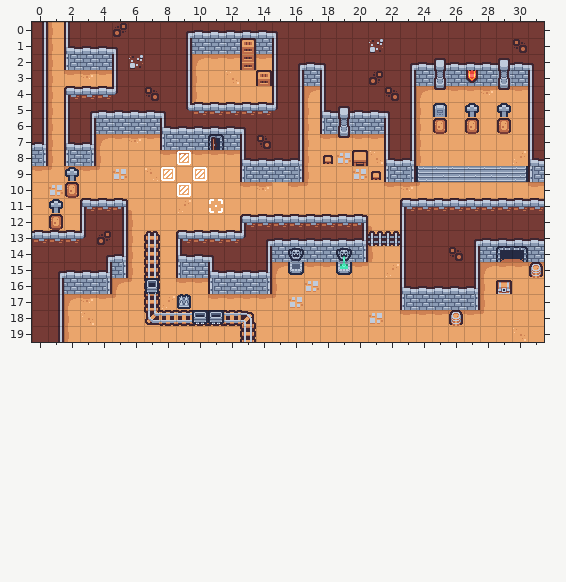
Level history. Tiled map (JSON): src/assets/tilemaps/dungeon_level_1.tmj. This is how it looked before the edit.
Cells are 16x16 px. Shown: x 0..31, y 0..19.
New version:
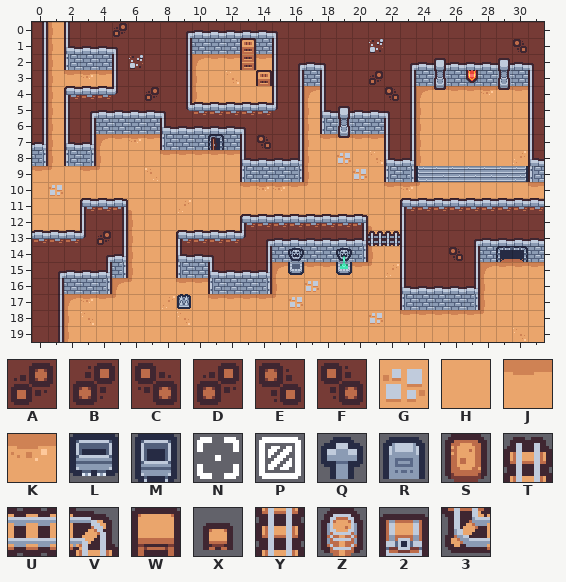
Key: from "tileset": A 12, B 12 flipped on the diagonal, C 12 flipped up-down, D 12 turned 180, E 12 turned 270, F 12 turned 90, G 42, H 48, J 50, K 51, L 54, M 55, N 60, P 61, Q 64, R 65, S 66, T 67, U 70, V 71, W 72, X 73, Y 81, Z 82, 2 89, 3 93.
_ is an empty cell, # one hidden under a higher layer, . an unchanged one.
Tiles of an added or newly shown layer are drawn over the layers below it.
The commit says: Added collision logic to walls and objects (#13)
The exact change:
--- layer "Dungeon"
@@ x 5..30 @@
- 0 D.........................
- 1 .........................C
+ 0 _.........................
+ 1 ........................._
@@ x 7..22 @@
- 3 ..............B.
- 4 C..............C
+ 3 .............._.
+ 4 _.............._
@@ x 14..14 @@
- 7 F
+ 7 _
@@ x 2..15 @@
- 9 J..G..........
-10 .............#
+ 9 H..H..........
+10 .............K
@@ x 4..26 @@
-13 D......................
-14 ......................C
+13 _......................
+14 ......................_
--- layer "Wall" (added)
@@ x 5..30 @@
- 0 _.........................
- 1 ........................._
+ 0 A.........................
+ 1 .........................E
@@ x 7..22 @@
- 3 .............._.
- 4 _.............._
+ 3 ..............A.
+ 4 A..............E
@@ x 14..14 @@
- 7 _
+ 7 E
@@ x 4..26 @@
-13 _......................
-14 ......................_
+13 A......................
+14 ......................E
--- layer "Objects"
@@ x 25..29 @@
- 5 R.Q.Q
- 6 S.S.S
+ 5 _._._
+ 6 _._._
@@ x 1..31 @@
- 8 ........P........X.W...........
- 9 .Q.....P.P..........X..........
-10 .S......P.....H................
-11 Q.........N....................
-12 S..............................
-13 ......T........................
-14 ......Y........................
-15 ......Y.............H.........Z
-16 ......Y.....................2..
-17 ......Y........................
-18 ......3UUUUUV............Z.....
-19 ............Y..................
+ 8 ........_........_._...........
+ 9 ._....._._.........._..........
+10 ._......_....._................
+11 _........._....................
+12 _..............................
+13 ......_........................
+14 ......_........................
+15 ......_............._........._
+16 ......_....................._..
+17 ......_........................
+18 ......_______............_.....
+19 ............_..................
--- layer "Carts"
@@ x 7..7 @@
-16 M
+16 _
@@ x 10..11 @@
-18 LL
+18 __
